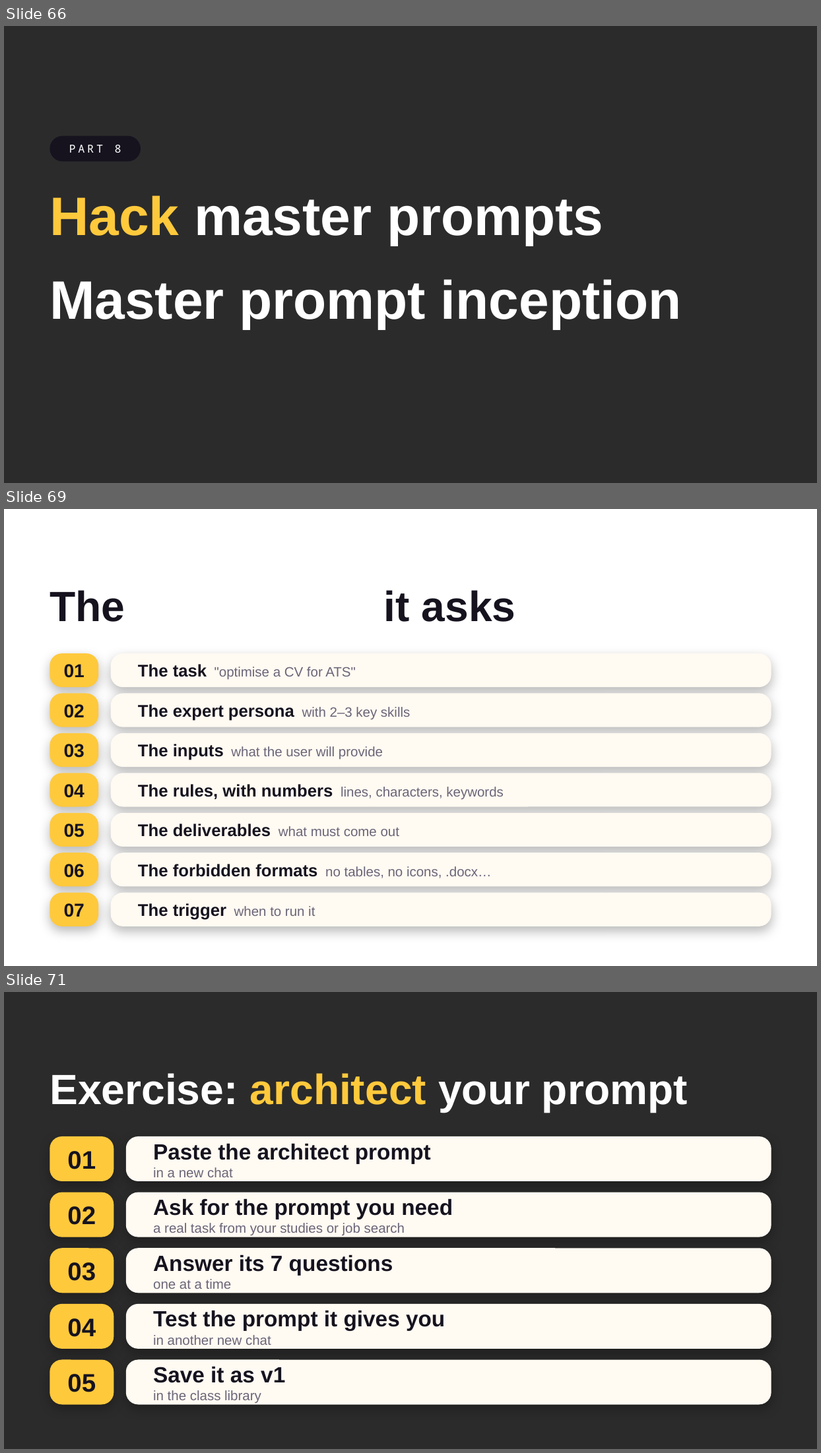
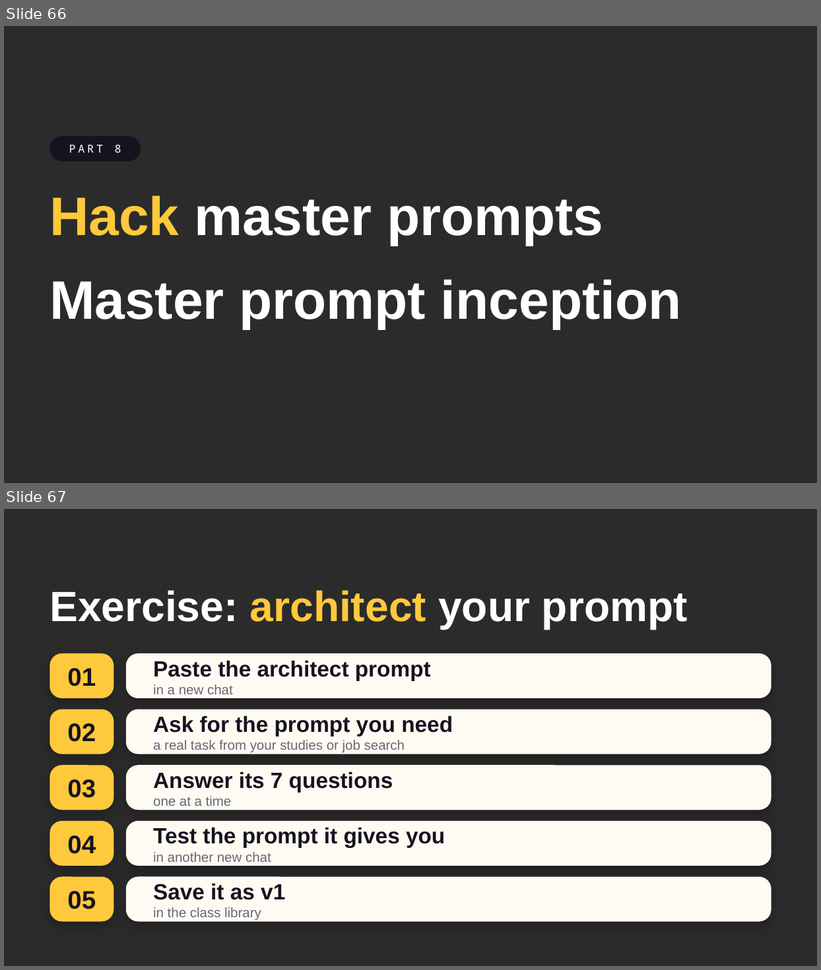
Before and after one commit to ffouladgar-ux/motion-graphics, a slide deck: courses/uca-ai/day2/UCA_AI_Day2.pptx. Shown one above the other, each under a label of ours: slides 66, 69 and 71 before the commit, slides 66 and 67 after it; the slides between them are not shown. The pictures are 821x1453 and 821x970 pixels, drawn with LibreOffice and Linux fonts; fonts in the diff are those of the drawing; background and template pictures are left out; a plain dark background stands for a picture behind light text. Boxes give left, top, right and bottom in pixels: in the first picture for what was removed or moved away, otherwise in the second. Text is boxed around its words. In the diff, an @@ line names an element or a change of style, - is before the commit and + after.

```diff
--- a/courses/uca-ai/day2/UCA_AI_Day2.pptx
+++ b/courses/uca-ai/day2/UCA_AI_Day2.pptx
@@ slide 69 removed at box(4, 509, 817, 966), background picture (left out) @@
@@ title removed at box(50, 590, 516, 622) @@
-The 7 questions it asks
@@ rounded rectangle removed at box(50, 654, 98, 687) @@
-01
@@ rounded rectangle removed at box(111, 654, 772, 687) @@
-The task "optimise a CV for ATS"
@@ rounded rectangle removed at box(50, 693, 98, 727) @@
-02
@@ rounded rectangle removed at box(111, 693, 772, 727) @@
-The expert persona with 2–3 key skills
@@ rounded rectangle removed at box(50, 733, 98, 767) @@
-03
@@ rounded rectangle removed at box(111, 733, 772, 767) @@
-The inputs what the user will provide
@@ rounded rectangle removed at box(50, 773, 98, 807) @@
-04
@@ rounded rectangle removed at box(111, 773, 772, 807) @@
-The rules, with numbers lines, characters, keywords
@@ rounded rectangle removed at box(50, 813, 98, 847) @@
-05
@@ rounded rectangle removed at box(111, 813, 772, 847) @@
-The deliverables what must come out
@@ rounded rectangle removed at box(50, 853, 98, 887) @@
-06
@@ rounded rectangle removed at box(111, 853, 772, 887) @@
-The forbidden formats no tables, no icons, .docx…
@@ rounded rectangle removed at box(50, 893, 98, 927) @@
-07
@@ rounded rectangle removed at box(111, 893, 772, 927) @@
-The trigger when to run it
@@ what was slide 71 is now slide 67 @@
```
Also in this commit, not shown: 1 slide changed, 3 other slides removed, 2 other files.
